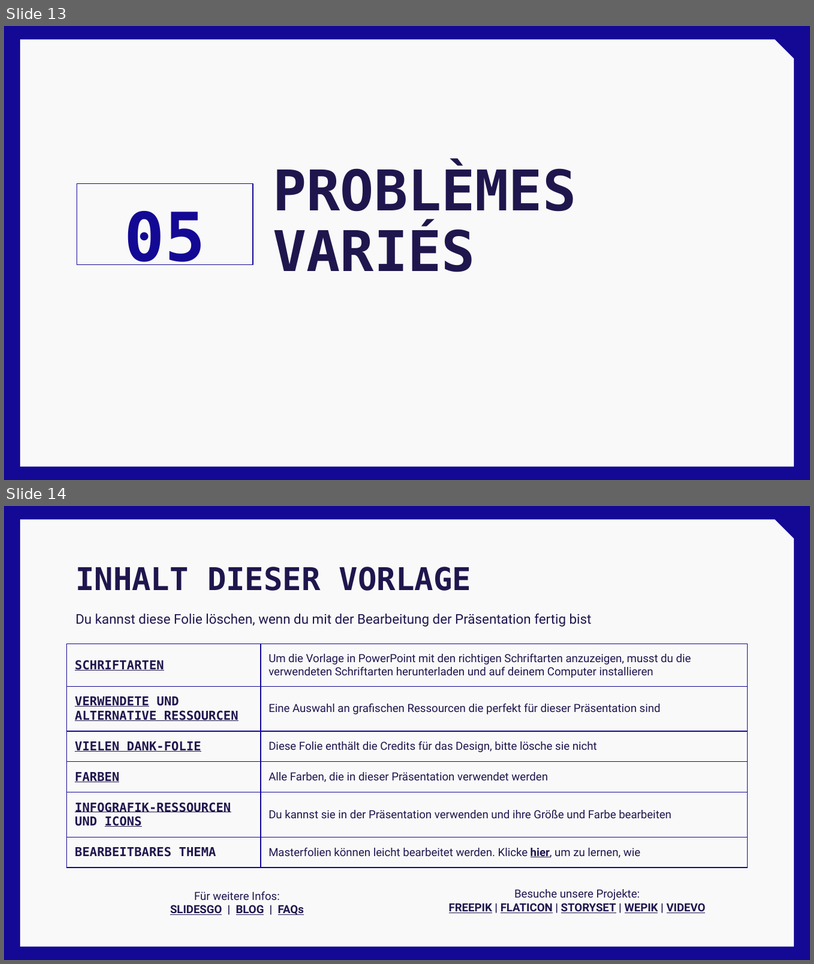
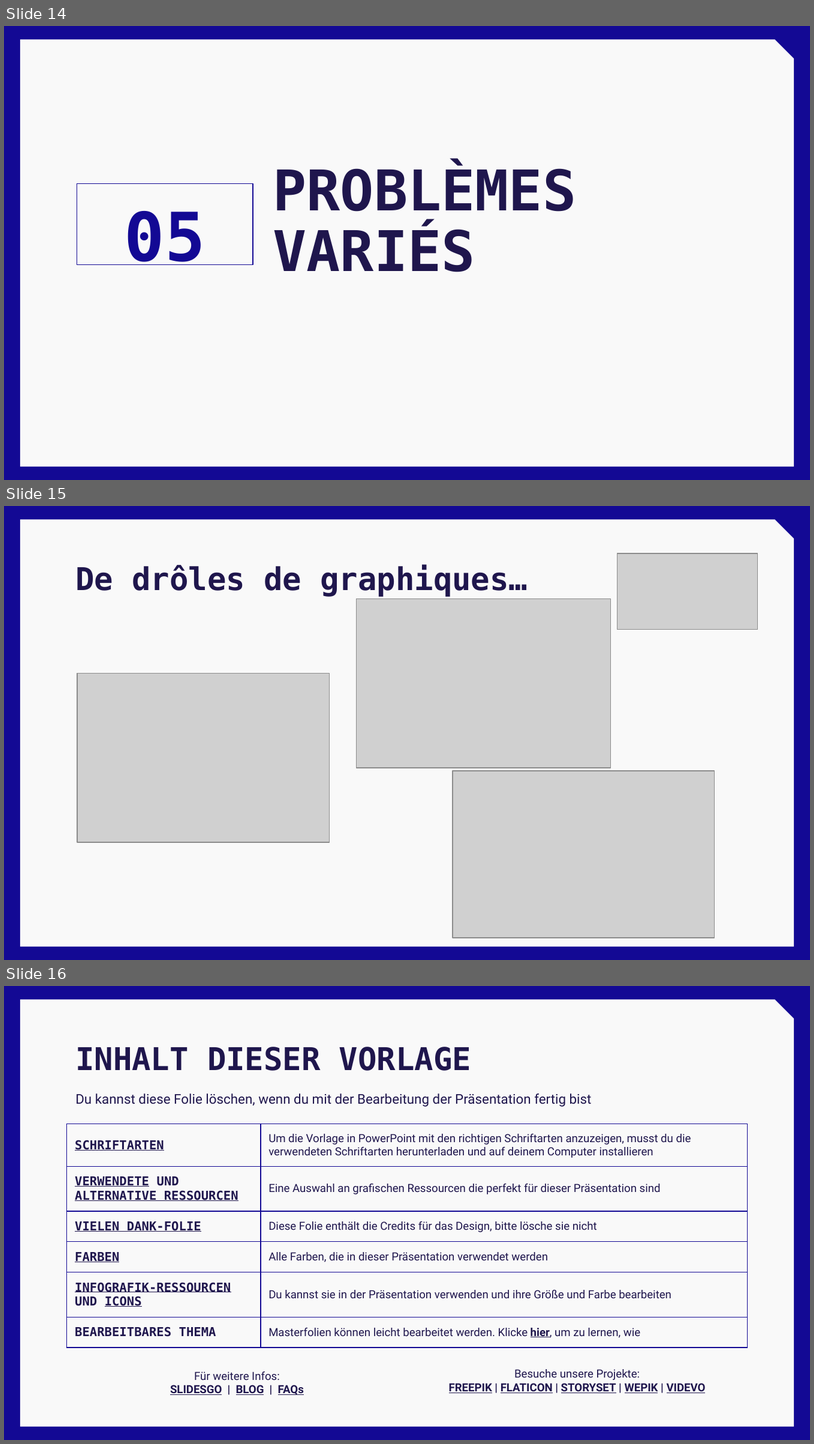
Before and after one commit to bananasmoothii/micromouse, a slide deck: Rendu/Presentation Soutenance.pptx. Shown one above the other, each under a label of ours: slides 13 and 14 before the commit, slides 14, 15 and 16 after it. The pictures are 814x964 and 814x1444 pixels, drawn with LibreOffice and Linux fonts; fonts in the diff are those of the drawing; grey boxes stand for pictures; background and template pictures are left out. Boxes give left, top, right and bottom in pixels: in the first picture for what was removed or moved away, otherwise in the second. Text is boxed around its words. In the diff, an @@ line names an element or a change of style, - is before the commit and + after.

```diff
--- a/Rendu/Presentation Soutenance.pptx
+++ b/Rendu/Presentation Soutenance.pptx
@@ slide 15 added at [4, 506, 810, 960], background #130994; not listed: 1 template element that a slide beside it also shows @@
@@ picture added at [618, 553, 758, 630] @@
@@ title added at [75, 565, 528, 597], 28 pt, text #1F164D, bold @@
+De drôles de graphiques…
@@ picture added at [356, 599, 611, 767] @@
@@ picture added at [77, 673, 330, 841] @@
@@ picture added at [453, 771, 715, 937] @@
@@ what was slide 13 is now slide 14 @@
@@ what was slide 14 is now slide 16 @@
```
Also in this commit, not shown: 1 other slide added.
